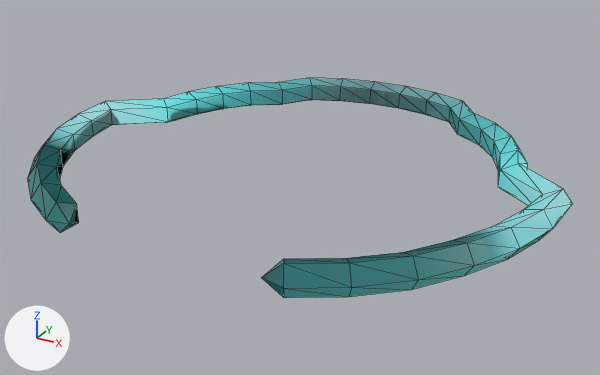
Renders of the glTF model assets/giant/parts/Accessory_iron_torc.glb from each side of a commit.
The view is the same before and after, from a camera (50 mm lens) standing at (0.408, -0.769, 3.591) and looking at (0.005, -0.037, 3.225). Every picture has the same lights, and +X, +Y and +Z are marked at lower left. The first picture is the older version. Mesh edges are drawn as thin lines. Vertices at exactly the same position are counted once.

In view in the first picture: 'Accessory_iron_torc'.
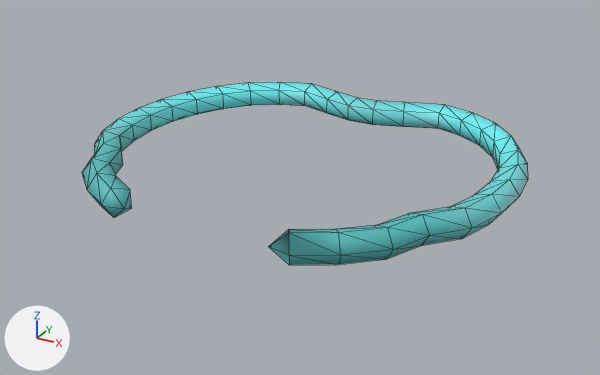
What differs and where, as boxes [x1, y1, x2, y2] in the pictures (600 x 375 px; the box of a moved part takes in the faces that stretch with it):
'Accessory_iron_torc', reshaped, recoloured (18% narrower, 17% shorter): before [27, 78, 573, 298]; after [82, 82, 528, 265]
part 1 of me_accessory_iron_torc_001, moved or reshaped: before [262, 150, 573, 298]; after [268, 150, 528, 265]
part 2 of me_accessory_iron_torc_001, moved or reshaped: before [27, 92, 198, 233]; after [82, 92, 198, 218]
part 3 of me_accessory_iron_torc_001, moved or reshaped: before [248, 78, 495, 145]; after [248, 82, 495, 145]
part 4 of me_accessory_iron_torc_001, recoloured: before [28, 78, 573, 289]; after [92, 82, 528, 259]

Edits to the bpy script that builds the scene:
```text
Change me_accessory_iron_torc_001:
    used by ob_accessory_iron_torc; location = (0.0, 0.0, 0.0)
    remove me_accessory_iron_torc_001.from_pydata(...)  # 152 vertices, 300 faces; spans x -0.291..0.288, y -0.281..0.233, z 3.243..3.274
    add me_accessory_iron_torc_001.from_pydata(...)  # 152 vertices, 300 faces; spans x -0.239..0.239, y -0.233..0.184, z 3.243..3.274
    me_accessory_iron_torc_001 part 1: 41 of 152 vertices moved; they spanned x 0.101..0.288, y -0.281..0.032, z 3.243..3.274 and now span x 0.079..0.239, y -0.233..0.025, z 3.243..3.274; mean shift (-0.036, 0.025, 0.0); largest move (0.219, -0.158, 3.268) -> (0.167, -0.125, 3.268)
    me_accessory_iron_torc_001 part 2: 41 of 152 vertices moved; they spanned x -0.291..-0.101, y -0.281..0.032, z 3.243..3.274 and now span x -0.239..-0.079, y -0.233..0.025, z 3.243..3.274; mean shift (0.037, 0.025, 0.0); largest move (-0.246, -0.176, 3.258) -> (-0.192, -0.141, 3.258)
    me_accessory_iron_torc_001 part 3: 40 of 152 vertices moved; they spanned x -0.142..0.142, y 0.145..0.233, z 3.243..3.274 and now span x -0.138..0.138, y 0.128..0.184, z 3.243..3.274; mean shift (0.0, -0.039, 0.0); largest move (-0.023, 0.233, 3.258) -> (-0.012, 0.158, 3.258)
    me_accessory_iron_torc_001 part 4: 163 faces centred in x -0.287..0.284, y -0.202..0.229, z 3.245..3.272 are repainted in the vertex colours; the middle colour goes from cyan #9ee0e4 to cyan #6edde0
```
